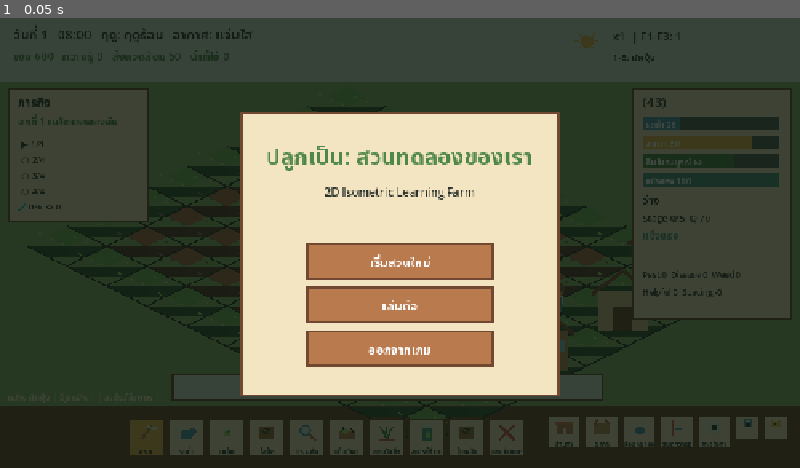
Above: before the commit, frame 1.
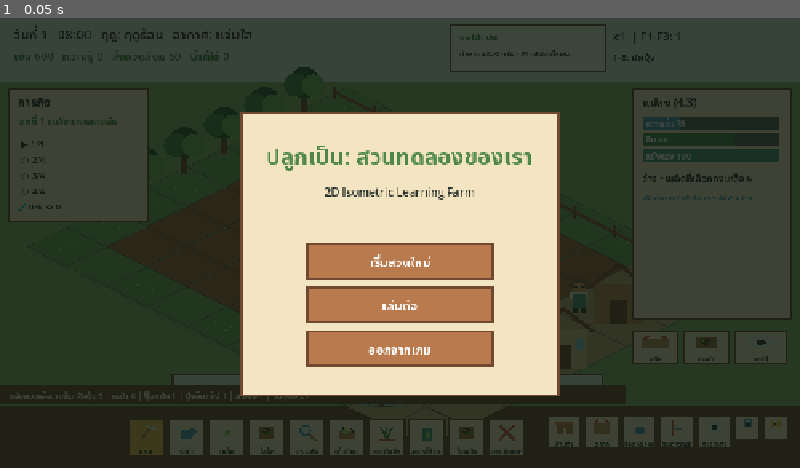
Above: after the commit, the same moment.

Repository: thanawat150/game
Game: Godot game, scene res://Main.tscn
The game is run twice, just before and just after one commit, with the same random seed, the same clock (stepped at 60 frames per second) and the same inputs.
Inputs:
- Up to frame 1 (0.05 s): no input

The runs differ from the first frame. In frame 1, 3.9% of the frame differs, in the area x 1-98%, y 1-93%.

Commit message:
Enable GrowWise remaster controller

Diff:
--- a/GrowWise/Main.tscn
+++ b/GrowWise/Main.tscn
@@ -1,6 +1,6 @@
 [gd_scene load_steps=2 format=3]
 
-[ext_resource type="Script" path="res://scripts/main.gd" id="1"]
+[ext_resource type="Script" path="res://scripts/remaster_main.gd" id="1"]
 
 [node name="GrowWise" type="Node2D"]
 script = ExtResource("1")
